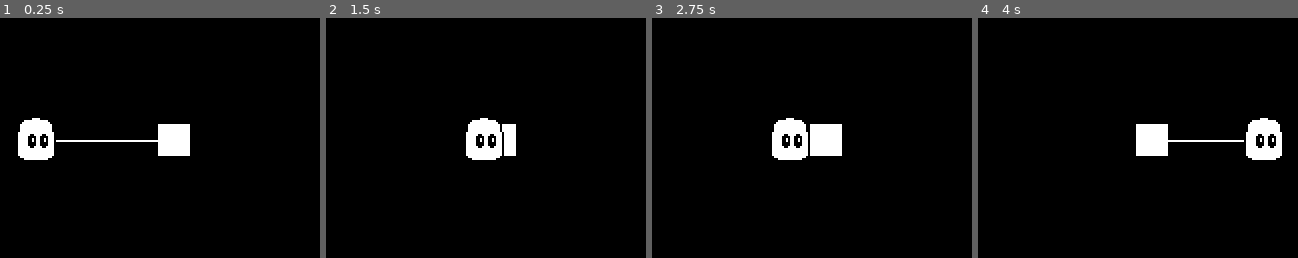
Above: before the commit, frames 1-4 (left to right).
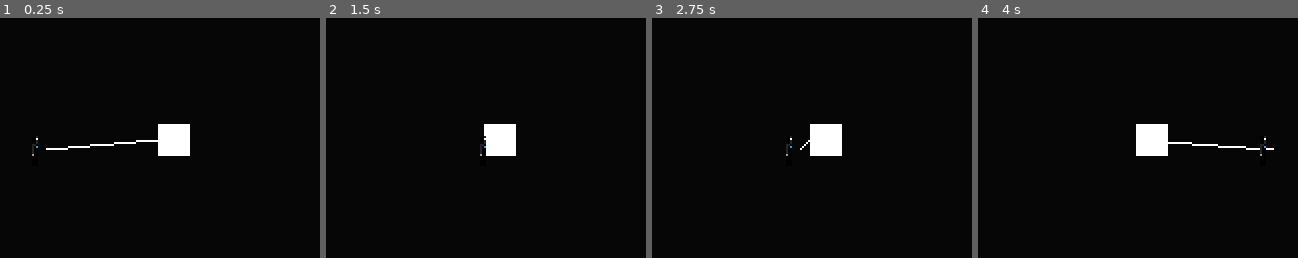
Above: after the commit, the same moments.

Repository: antiomiae/mario
Game: Godot game, scene res://tether/tether_scene.tscn
Same seed, same stepped clock (60 frames per second), same inputs: the game is played once before the commit and once after it. This scene is started directly instead of the project's main scene.
Inputs:
- Up to frame 1 (0.25 s): no input
- Up to frame 2 (1.5 s): tap Enter at 0.5 s; hold P 0.53-1.28 s; hold Right (ui_right) from 0.53 s (still down); tap Space (jump) at 0.77 s; tap P at 1.35 s
- Up to frame 3 (2.75 s): tap Space (jump) at 1.52 s; release Right (ui_right) at 2.03 s; hold Left (ui_left) from 2.03 s (still down); hold P from 2.03 s (still down)
- Up to frame 4 (4 s): release Left (ui_left) at 2.78 s; release P at 2.78 s; hold Right (ui_right) from 2.78 s (still down); tap P at 2.85 s; tap Space (jump) at 3.02, 3.77 s; hold P from 3.53 s (still down)
The pictures show only the part of the screen within x 20-70%, y 18-68%; the shares and areas given below are measured in that part.

The runs differ from the first frame. In frame 1, 1.9% of the frame differs, in the area x 5-43%, y 41-60%; in frame 2, 1.2%; in frame 3, 1.5%; in frame 4, 1.9%.

Commit message:
.

Diff:
--- a/tether/grappling_hook.gd
+++ b/tether/grappling_hook.gd
@@ -21,6 +21,16 @@
     # do some kind of raycast, i dunno
     pass
 
+# system callbacks
+func _process(delta):
+    update()
+
+func _draw():
+    if current_attachment:
+        draw_line(emitter_position, to_local(current_attachment.get_attachment_point()), Color(1, 1, 1), 1.0)
+
+
+# detection area signals
 func _on_detection_area_body_entered(body):
     var is_anchor = body.get_node("..") is TetherAnchorNode
     if is_anchor:
@@ -28,14 +38,6 @@
 
 func _on_detection_area_body_exited(body):
     anchor_nodes.erase(body)
-
-
-func _draw():
-    if current_attachment:
-        draw_line(emitter_position, to_local(current_attachment.get_attachment_point()), Color(1, 1, 1), 1.0)
-
-func _process(delta):
-    update()
 
 
 class Attachment:
--- a/tether/tether_scene.tscn
+++ b/tether/tether_scene.tscn
@@ -4,7 +4,7 @@
 [ext_resource path="res://tether/tether_anchor_node.tscn" type="PackedScene" id=2]
 [ext_resource path="res://tether/player.gd" type="Script" id=3]
 [ext_resource path="res://tether/grappling_hook.tscn" type="PackedScene" id=4]
-[ext_resource path="res://sprites/gloomp.png" type="Texture" id=5]
+[ext_resource path="res://sprites/runner.png" type="Texture" id=5]
 
 [node name="Node2D" type="Node2D"]
 script = ExtResource( 1 )
@@ -13,7 +13,7 @@
 margin_left = -1.0
 margin_right = 325.0
 margin_bottom = 247.0
-color = Color( 0, 0, 0, 1 )
+color = Color( 0.0235294, 0.0235294, 0.0235294, 1 )
 
 [node name="TileMap" type="TileMap" parent="."]
 format = 1
@@ -22,13 +22,17 @@
 position = Vector2( 151, 105 )
 
 [node name="DebugCharacter" type="Node2D" parent="."]
-position = Vector2( 82, 105 )
+position = Vector2( 81, 110 )
 script = ExtResource( 3 )
 __meta__ = {
 "_edit_group_": true
 }
 
 [node name="GrapplingHook" parent="DebugCharacter" instance=ExtResource( 4 )]
+emitter_position = Vector2( 6, 0 )
 
 [node name="Sprite" type="Sprite" parent="DebugCharacter"]
 texture = ExtResource( 5 )
+vframes = 2
+hframes = 4
+frame = 4
Binary file added: sprites/runner.png
Not shown, added: sprites/runner.png.import
Not shown, added: sprites/runner.pyxel
